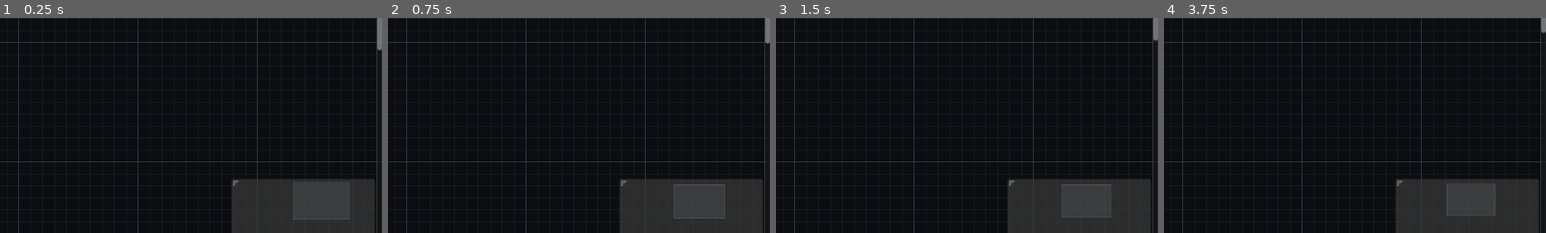
Above: before the commit, frames 1-4 (left to right).
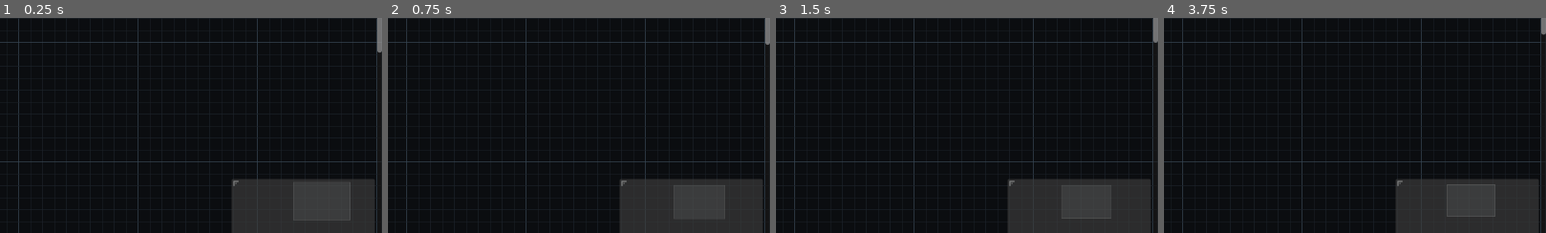
Above: after the commit, the same moments.

Repository: killerbearddude/Crushline-Godot
Game: Godot game, scene res://scenes/main/Main.tscn
Two runs of this game, one before a commit and one after it. Both use one fixed random seed, a clock stepped at 60 frames per second and the inputs below.
Inputs:
- Up to frame 1 (0.25 s): no input
- Up to frame 2 (0.75 s): click "Washer" at 0.5 s
- Up to frame 3 (1.5 s): click "Resource Source" at 1.25 s
- Up to frame 4 (3.75 s): click "Coal Source" at 2 s; click "Water Source" at 2.75 s; click "Crusher" at 3.5 s
The pictures show only the part of the screen within x 50-100%, y 39-89%; the shares and areas given below are measured in that part.

The runs differ from the first frame. In frame 1, 0.1% of the frame differs, in the area x 77-100%, y 14-95%; in frame 2, less than 0.1%; in frame 3, 0.1%, in the area x 74-100%, y 9-94%; in frame 4, less than 0.1%.

Commit message:
Render separate node slots per port

Diff:
--- a/scripts/ui/machine_graph_node.gd
+++ b/scripts/ui/machine_graph_node.gd
@@ -3,7 +3,6 @@
 const PORT_TYPE_RESOURCE := 0
 const CARD_BG := Color(0.035, 0.050, 0.068)
 const CARD_BODY_BG := Color(0.040, 0.060, 0.082)
-const CARD_ROW_BG := Color(0.050, 0.070, 0.092)
 const TEXT_COLOR := Color(0.90, 0.96, 1.0)
 const MUTED_TEXT_COLOR := Color(0.56, 0.66, 0.76)
 const STATUS_COLOR := Color(0.25, 0.95, 0.42)
@@ -26,41 +25,71 @@
 
 
 func apply_placeholder_definition() -> void:
+	var input_resources := _input_resources()
+	var output_resource := _clean_port_label(output_port_label)
+
 	title = ""
-	_set_label_text("Card/CardContents/HeaderRow/HeaderText/TitleLabel", machine_display_name)
-	_set_label_text("Card/CardContents/HeaderRow/HeaderText/SubtitleLabel", _machine_subtitle())
-	_set_label_text("Card/CardContents/HeaderRow/StatusLabel", "100%")
-	_set_label_text("Card/CardContents/NeedsRow/NeedsChip/NeedsLabel", _clean_port_label(input_port_label))
-	_set_label_text("Card/CardContents/MakesRow/MakesChip/MakesLabel", _clean_port_label(output_port_label))
-	_set_label_text("Card/CardContents/FooterRow/FooterLabel", _footer_label())
-	_set_label_text("Card/CardContents/FooterRow/RateLabel", _rate_label())
-
-	set_slot(0, true, PORT_TYPE_RESOURCE, _port_color(input_port_label), true, PORT_TYPE_RESOURCE, _port_color(output_port_label))
+	_set_label_text("HeaderRow/HeaderText/TitleLabel", machine_display_name)
+	_set_label_text("HeaderRow/HeaderText/SubtitleLabel", _machine_subtitle())
+	_set_label_text("HeaderRow/StatusLabel", "100%")
+	_set_label_text("OutputRowA/OutputChipA/OutputLabelA", output_resource)
+	_set_label_text("FooterRow/FooterLabel", _footer_label())
+	_set_label_text("FooterRow/RateLabel", _rate_label())
+
+	_configure_input_row("InputRowA", "InputRowA/InputChipA/InputLabelA", input_resources, 0)
+	_configure_input_row("InputRowB", "InputRowB/InputChipB/InputLabelB", input_resources, 1)
+	_configure_slots(input_resources, output_resource)
 
 
 func apply_visual_style() -> void:
-	custom_minimum_size = Vector2(280, 136)
+	custom_minimum_size = Vector2(280, 154)
 	add_theme_stylebox_override("panel", _transparent_style())
 	add_theme_stylebox_override("panel_selected", _transparent_style())
 	add_theme_stylebox_override("titlebar", _transparent_style())
 	add_theme_stylebox_override("titlebar_selected", _transparent_style())
 	add_theme_color_override("title_color", Color(0, 0, 0, 0))
 
-	_style_card("Card", Color(0, 0, 0, 0), Color(0, 0, 0, 0), 0, 10, 0)
-	_apply_label_style("Card/CardContents/HeaderRow/HeaderText/TitleLabel", TEXT_COLOR, 13)
-	_apply_label_style("Card/CardContents/HeaderRow/HeaderText/SubtitleLabel", MUTED_TEXT_COLOR, 8)
-	_apply_label_style("Card/CardContents/HeaderRow/StatusLabel", STATUS_COLOR, 11)
-	_apply_label_style("Card/CardContents/NeedsRow/NeedsCaption", MUTED_TEXT_COLOR, 9)
-	_apply_label_style("Card/CardContents/MakesRow/MakesCaption", MUTED_TEXT_COLOR, 9)
-	_apply_label_style("Card/CardContents/NeedsRow/NeedsChip/NeedsLabel", _port_color(input_port_label), 9)
-	_apply_label_style("Card/CardContents/MakesRow/MakesChip/MakesLabel", _port_color(output_port_label), 9)
-	_apply_label_style("Card/CardContents/FooterRow/FooterLabel", MUTED_TEXT_COLOR, 8)
-	_apply_label_style("Card/CardContents/FooterRow/RateLabel", MUTED_TEXT_COLOR, 8)
-
-	_style_card("Card/CardContents/NeedsRow/NeedsChip", Color(0.045, 0.060, 0.080), _port_color(input_port_label).darkened(0.25), 1, 5, 0)
-	_style_card("Card/CardContents/MakesRow/MakesChip", Color(0.045, 0.060, 0.080), _port_color(output_port_label).darkened(0.25), 1, 5, 0)
-	_set_rect_color("Card/CardContents/HeaderRow/MachineGlyph", _machine_accent())
-	_set_rect_color("Card/CardContents/FooterRow/StatusDot", STATUS_COLOR)
+	_apply_label_style("HeaderRow/HeaderText/TitleLabel", TEXT_COLOR, 13)
+	_apply_label_style("HeaderRow/HeaderText/SubtitleLabel", MUTED_TEXT_COLOR, 8)
+	_apply_label_style("HeaderRow/StatusLabel", STATUS_COLOR, 11)
+	_apply_label_style("InputRowA/InputCaptionA", MUTED_TEXT_COLOR, 9)
+	_apply_label_style("InputRowB/InputCaptionB", MUTED_TEXT_COLOR, 9)
+	_apply_label_style("OutputRowA/OutputCaptionA", MUTED_TEXT_COLOR, 9)
+	_apply_label_style("InputRowA/InputChipA/InputLabelA", _port_color(_input_resource_at(0)), 9)
+	_apply_label_style("InputRowB/InputChipB/InputLabelB", _port_color(_input_resource_at(1)), 9)
+	_apply_label_style("OutputRowA/OutputChipA/OutputLabelA", _port_color(output_port_label), 9)
+	_apply_label_style("FooterRow/FooterLabel", MUTED_TEXT_COLOR, 8)
+	_apply_label_style("FooterRow/RateLabel", MUTED_TEXT_COLOR, 8)
+
+	_style_card("InputRowA/InputChipA", Color(0.045, 0.060, 0.080), _port_color(_input_resource_at(0)).darkened(0.25), 1, 5)
+	_style_card("InputRowB/InputChipB", Color(0.045, 0.060, 0.080), _port_color(_input_resource_at(1)).darkened(0.25), 1, 5)
+	_style_card("OutputRowA/OutputChipA", Color(0.045, 0.060, 0.080), _port_color(output_port_label).darkened(0.25), 1, 5)
+	_set_rect_color("HeaderRow/MachineGlyph", _machine_accent())
+	_set_rect_color("FooterRow/StatusDot", STATUS_COLOR)
+
+
+func _configure_input_row(row_path: String, label_path: String, input_resources: Array[String], index: int) -> void:
+	var row := get_node_or_null(row_path) as Control
+	if row == null:
+		return
+
+	var has_resource := index < input_resources.size() and input_resources[index] != "none"
+	row.visible = has_resource
+	if has_resource:
+		_set_label_text(label_path, input_resources[index])
+
+
+func _configure_slots(input_resources: Array[String], output_resource: String) -> void:
+	set_slot(1, false, PORT_TYPE_RESOURCE, DEFAULT_ACCENT, false, PORT_TYPE_RESOURCE, DEFAULT_ACCENT)
+	set_slot(2, false, PORT_TYPE_RESOURCE, DEFAULT_ACCENT, false, PORT_TYPE_RESOURCE, DEFAULT_ACCENT)
+	set_slot(3, false, PORT_TYPE_RESOURCE, DEFAULT_ACCENT, false, PORT_TYPE_RESOURCE, DEFAULT_ACCENT)
+
+	if input_resources.size() > 0 and input_resources[0] != "none":
+		set_slot(1, true, PORT_TYPE_RESOURCE, _port_color(input_resources[0]), false, PORT_TYPE_RESOURCE, DEFAULT_ACCENT)
+	if input_resources.size() > 1 and input_resources[1] != "none":
+		set_slot(2, true, PORT_TYPE_RESOURCE, _port_color(input_resources[1]), false, PORT_TYPE_RESOURCE, DEFAULT_ACCENT)
+	if not output_resource.is_empty():
+		set_slot(3, false, PORT_TYPE_RESOURCE, DEFAULT_ACCENT, true, PORT_TYPE_RESOURCE, _port_color(output_resource))
 
 
 func _set_child_controls_mouse_passthrough() -> void:
@@ -78,27 +107,37 @@
 
 
 func _draw_card_background() -> void:
-	var card := get_node_or_null("Card") as Control
-	if card == null:
+	var rect := Rect2(Vector2.ZERO, size)
+	var accent := _machine_accent()
+
+	_draw_style(rect, CARD_BG, 0, 10)
+
+	var header := get_node_or_null("HeaderRow") as Control
+	if header != null:
+		var header_rect := Rect2(header.position + Vector2(6, 2), Vector2(rect.size.x - 12, header.size.y + 4))
+		_draw_style(header_rect, Color(accent.r * 0.16, accent.g * 0.16, accent.b * 0.16, 0.96), 0, 8)
+
+	var body_top := 42.0
+	var body_rect := Rect2(Vector2(6, body_top), Vector2(rect.size.x - 12, maxf(20.0, rect.size.y - body_top - 10.0)))
+	_draw_style(body_rect, CARD_BODY_BG, 0, 8)
+
+	var inner_edge_color := Color(accent.r, accent.g, accent.b, 0.08)
+	draw_line(Vector2(12, 8), Vector2(rect.size.x - 12, 8), inner_edge_color, 1.0)
+	draw_line(Vector2(12, rect.size.y - 8), Vector2(rect.size.x - 12, rect.size.y - 8), Color(0, 0, 0, 0.18), 1.0)
+
+	_draw_row_socket("InputRowA", _port_color(_input_resource_at(0)), true)
+	_draw_row_socket("InputRowB", _port_color(_input_resource_at(1)), true)
+	_draw_row_socket("OutputRowA", _port_color(output_port_label), false)
+
+
+func _draw_row_socket(row_path: String, color: Color, is_input: bool) -> void:
+	var row := get_node_or_null(row_path) as Control
+	if row == null or not row.visible:
 		return
 
-	var rect := Rect2(card.position, card.size)
-	var accent := _machine_accent()
-
-	_draw_style(rect, CARD_BG, 0, 10)
-
-	var header_rect := Rect2(rect.position + Vector2(6, 6), Vector2(rect.size.x - 12, 34))
-	_draw_style(header_rect, Color(accent.r * 0.16, accent.g * 0.16, accent.b * 0.16, 0.96), 0, 8)
-
-	var body_rect := Rect2(rect.position + Vector2(6, 42), Vector2(rect.size.x - 12, rect.size.y - 52))
-	_draw_style(body_rect, CARD_BODY_BG, 0, 8)
-
-	var inner_edge_color := Color(accent.r, accent.g, accent.b, 0.08)
-	draw_line(rect.position + Vector2(12, 8), rect.position + Vector2(rect.size.x - 12, 8), inner_edge_color, 1.0)
-	draw_line(rect.position + Vector2(12, rect.size.y - 8), rect.position + Vector2(rect.size.x - 12, rect.size.y - 8), Color(0, 0, 0, 0.18), 1.0)
-
-	_draw_socket(rect.position + Vector2(1, rect.size.y * 0.50), _port_color(input_port_label), true)
-	_draw_socket(rect.position + Vector2(rect.size.x - 1, rect.size.y * 0.50), _port_color(output_port_label), false)
+	var x := 1.0 if is_input else size.x - 1.0
+	var center := Vector2(x, row.position.y + (row.size.y * 0.5))
+	_draw_socket(center, color, is_input)
 
 
 func _draw_socket(center: Vector2, color: Color, is_input: bool) -> void:
@@ -110,7 +149,7 @@
 
 
 func _draw_style(rect: Rect2, bg_color: Color, border_width: int, corner_radius: int) -> void:
-	var style := _make_style(bg_color, Color(0, 0, 0, 0), border_width, corner_radius, 0)
+	var style := _make_style(bg_color, Color(0, 0, 0, 0), border_width, corner_radius)
 	draw_style_box(style, rect)
 
 
@@ -156,7 +195,7 @@
 	if machine_display_name == "Basic Generator":
 		return "burns coal"
 	if machine_display_name == "Washer":
-		return "water soon / slurry"
+		return "needs ore + water"
 	if input_port_label.contains("none"):
 		return "no input"
 	return "route pending"
@@ -202,6 +241,23 @@
 	return DEFAULT_ACCENT
 
 
+func _input_resources() -> Array[String]:
+	var cleaned := _clean_port_label(input_port_label)
+	var resources: Array[String] = []
+	for resource in cleaned.split(" + "):
+		var clean_resource := resource.strip_edges()
+		if not clean_resource.is_empty():
+			resources.append(clean_resource)
+	return resources
+
+
+func _input_resource_at(index: int) -> String:
+	var resources := _input_resources()
+	if index < resources.size():
+		return resources[index]
+	return "none"
+
+
 func _clean_port_label(label_text: String) -> String:
 	return label_text.replace("In: ", "").replace("Out: ", "")
 
@@ -226,13 +282,13 @@
 	label.add_theme_font_size_override("font_size", font_size)
 
 
-func _style_card(path: String, bg_color: Color, border_color: Color, border_width: int, corner_radius: int, shadow_size: int) -> void:
+func _style_card(path: String, bg_color: Color, border_color: Color, border_width: int, corner_radius: int) -> void:
 	var panel := get_node_or_null(path) as PanelContainer
 	if panel != null:
-		panel.add_theme_stylebox_override("panel", _make_style(bg_color, border_color, border_width, corner_radius, shadow_size))
-
-
-func _make_style(bg_color: Color, border_color: Color, border_width: int, corner_radius: int, shadow_size: int) -> StyleBoxFlat:
+		panel.add_theme_stylebox_override("panel", _make_style(bg_color, border_color, border_width, corner_radius))
+
+
+func _make_style(bg_color: Color, border_color: Color, border_width: int, corner_radius: int) -> StyleBoxFlat:
 	var style := StyleBoxFlat.new()
 	style.bg_color = bg_color
 	style.border_color = border_color
